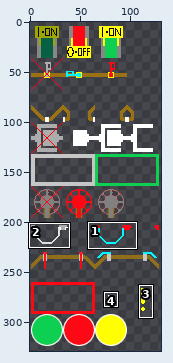
One commit to this sprite sheet: Source/RunActivity/Content/TrainOperations/TrainOperationsMap32.png. The first picture is a wide view before the edit; the outline marks the close-up.
Close-up. The starting point:
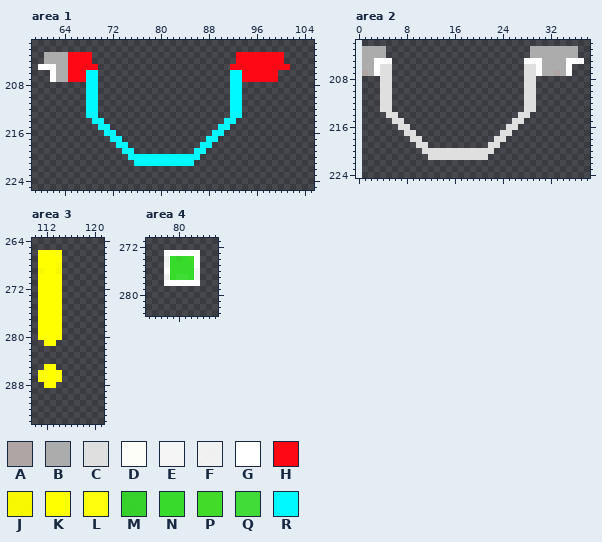
The file is 128x320 pixels. Pixels under 10% opacity are left out. Colours within 5 levels of each other are drawn and written as one. Shown: area 1: x 59..105, y 201..225; area 2: x 0..38, y 202..224; area 3: x 110..121, y 264..294; area 4: x 75..86, y 271..283. The old version is drawn lined up with the new one, on the new canvas. The commit also changed other parts of the picture, which this record leaves out.
Palette (. is transparent): A #b0a5a5  B #acacac  C #dfdfdf  D #fffff9fe  E #fdfefdf3  F #ffffffeb  G #ffffff  H #fd0815  J #ffff00f5  K #ffff00  L #ffff0b  M #37db2bef  N #37db2b  P #42dc2afe  Q #42dc38  R #00f9ff
Pixels before, area 1, first column x 60:
203 .BBBBHHHH........................HHHHHHHH.
204 .BBBBHHHH........................HHHHHHHH.
205 GGGBBHHHHH......................HHHHHHHHHH
206 ..GBBHHHRR......................RRHHHHHH..
207 ..GBBHHHRR......................RRHHHHHH..
208 ........RR......................RR........
209 ........RR......................RR........
210 ........RR......................RR........
211 ........RR......................RR........
212 ........RR......................RR........
213 ........RR......................RR........
214 .........RR....................RR.........
215 ..........RR..................RR..........
216 ...........RR................RR...........
217 ............RR..............RR............
218 .............RR............RR.............
219 ..............RR..........RR..............
220 ...............RRRRRRRRRRRR...............
221 ................RRRRRRRRRR................
Pixels before, area 2, first column x 1:
203 BBBB........................BBBBBBBB.
204 BBBB........................BBBBBBBB.
205 BBGGG......................GGGBBBBGGG
206 BBGCC......................CCGBBBBG..
207 ABGCC......................CCGBBABG..
208 ...CC......................CC........
209 ...CC......................CC........
210 ...CC......................CC........
211 ...CC......................CC........
212 ...CC......................CC........
213 ...CC......................CC........
214 ....CC....................CC.........
215 .....CC..................CC..........
216 ......CC................CC...........
217 .......CC..............CC............
218 ........CC............CC.............
219 .........CC..........CC..............
220 ..........CCCCCCCCCCCC...............
221 ...........CCCCCCCCCC................
Pixels before, area 3, first column x 111:
266 KKKK
267 KKKK
268 KKKJ
269 JKKJ
270 KKKK
271 KKKK
272 KKKK
273 KKKK
274 KKKK
275 KKKK
276 KKKK
277 KKKK
278 KKKK
279 KKKK
280 KLKK
281 .KK.
282 ....
283 ....
284 ....
285 .KK.
286 KKKK
287 KKKK
288 .KK.
Pixels before, area 4, first column x 78:
273 GGGGGD
274 FNMNPG
275 ENNNNG
276 GNNNNE
277 FNQQNE
278 GGGGGG
After the commit:
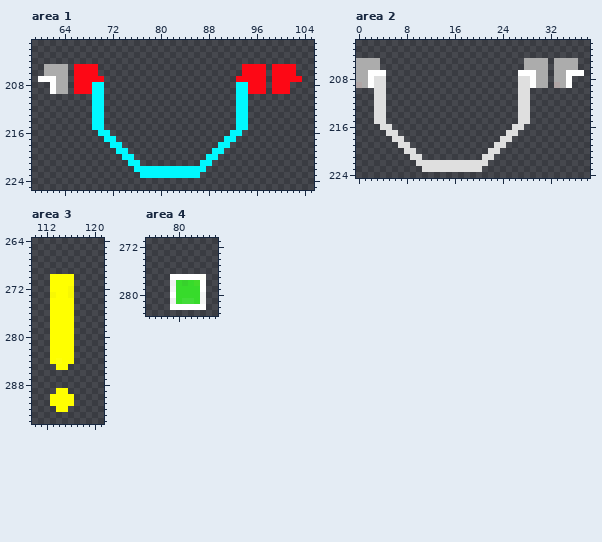
The edit:
canvas 128x320 -> 131x329, the old top-left corner now at 1,4
Changed rows in their new state; - is an unchanged pixel.
Area 1:
first column x 60:
203 -........------------------------........---
204 -........------------------------........---
205 .BB--.--------------------------..----.---H-
206 -BB--.--HH----------------------..----.-HHH-
207 GG---.--HHH---------------------.H----.-HHHH
208 --GBB-HHH-R---------------------.-RHHH-HHH--
209 --GBB-HHH-R---------------------.-RHHH-HHH--
210 --------.-R---------------------.-R---------
211 --------.-R---------------------.-R---------
212 --------.-R---------------------.-R---------
213 --------.-R---------------------.-R---------
214 -------------------------------..RR---------
215 ---------R-.------------------..-RR---------
216 ----------R-.----------------..-RR----------
217 -----------R-.--------------..-RR-----------
218 ------------R-.------------..-RR------------
219 -------------R-.----------..-RR-------------
220 --------------R-...........-RR--------------
221 ---------------R-.........-RR---------------
222 ----------------RRRRRRRRRRRR----------------
223 -----------------RRRRRRRRRR-----------------
Area 2:
first column x 0:
203 -....------------------------........-
204 -....------------------------........-
205 B--B..----------------------BBB-.--BB.
206 B--B..----------------------BBB-.--BB-
207 BBG-G.---------------------GGGB-.B--GG
208 BBGC-.---------------------C-GBB-BBG--
209 ABGC-.---------------------C-GBB-ABG--
210 ---C-.---------------------C-.--------
211 ---C-.---------------------C-.--------
212 ---C-.---------------------C-.--------
213 ---C-.---------------------C-.--------
214 ---CC..-------------------------------
215 ---CC-..------------------.-C---------
216 ----CC-..----------------.-C----------
217 -----CC-..--------------.-C-----------
218 ------CC-..------------.-C------------
219 -------CC-..----------.-C-------------
220 --------CC-...........-C--------------
221 ---------CC-.........-C---------------
222 ----------CCCCCCCCCCCC----------------
223 -----------CCCCCCCCCC-----------------
Area 3:
first column x 111:
266 ....--
267 ....--
268 ....--
269 ....--
270 ..--KK
271 ..--KK
272 ..--KJ
273 ..J-KJ
274 ..--KK
275 ..--KK
276 ..--KK
277 ..--KK
278 ..--KK
279 ..--KK
280 ..--KK
281 -.-KKK
282 --KKKK
283 --KKKK
284 --KLKK
285 -..KK-
286 ....--
287 ....--
288 -..---
289 ---KK-
290 --KKKK
291 --KKKK
292 ---KK-
Area 4:
first column x 78:
273 ......-
274 ......-
275 ......-
276 ......-
277 .GGGGGD
278 .FNMNPG
279 -ENNNNG
280 -GNNNNE
281 -FNQQNE
282 -GGGGGG
